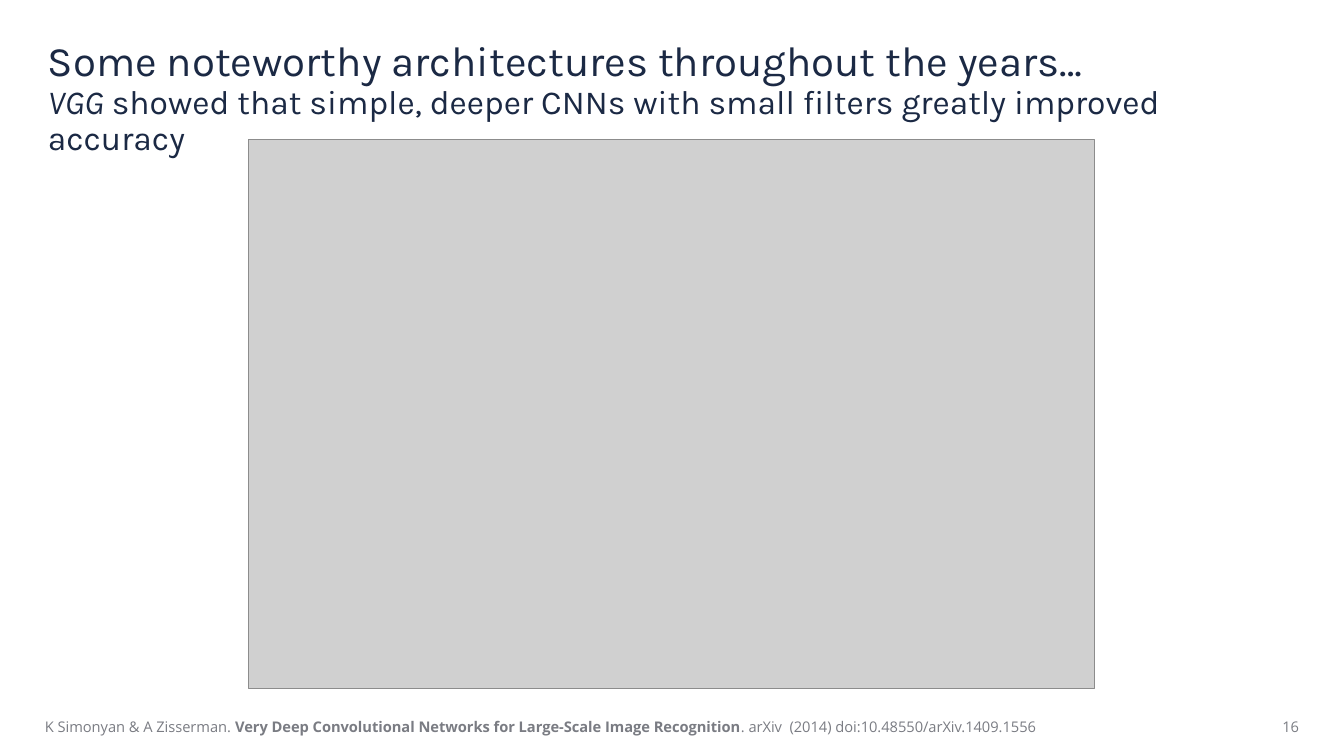
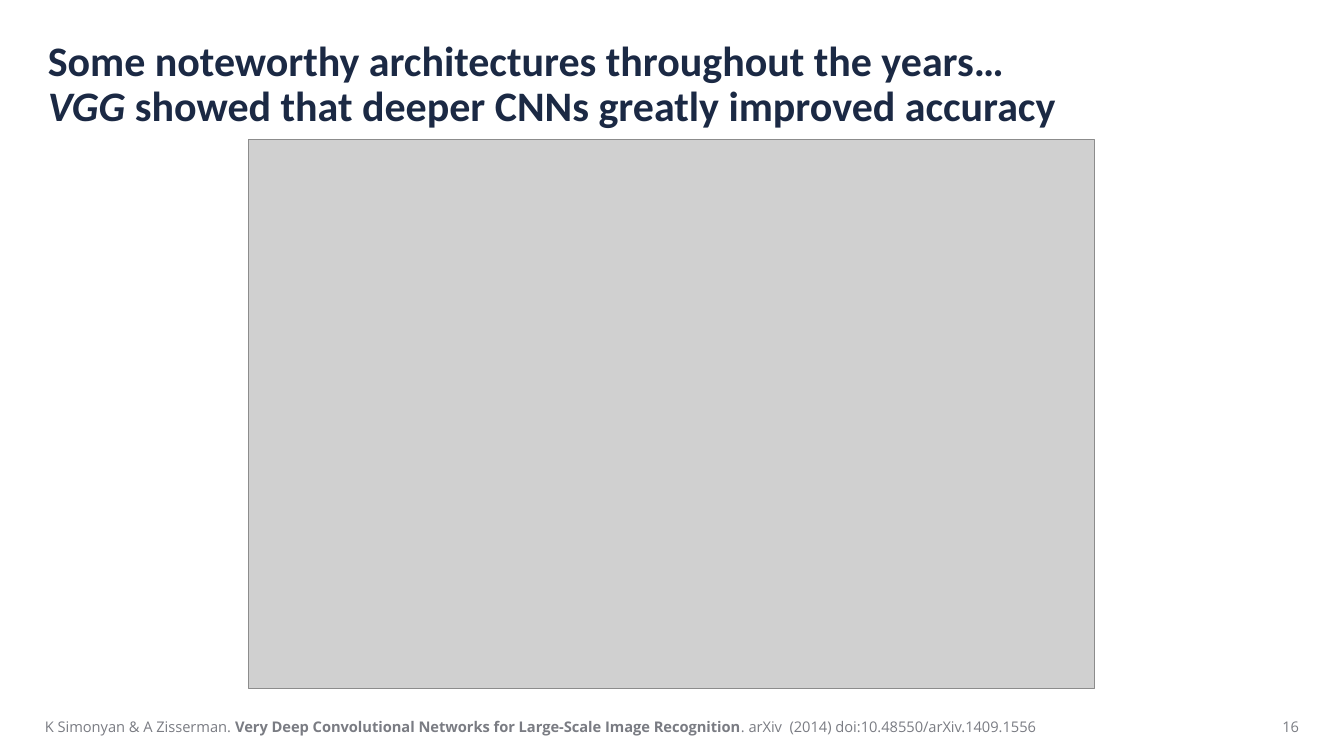
Before and after one commit to CompOmics/ML_AI_Analytical_Chemistry_Course, a slide deck: slide 16 of 01_Foundations/slides/1_5_convolutional-neural-networks-new.pptx. Drawn at 1344x756 pixels with LibreOffice and Linux fonts; fonts in the diff are those of the drawing; grey boxes stand for pictures. Boxes give left, top, right and bottom in pixels: in the first picture for what was removed or moved away, otherwise in the second. Text is boxed around its words. In the diff, an @@ line names an element or a change of style, - is before the commit and + after.

Commit message:
Slide changes

```diff
--- a/01_Foundations/slides/1_5_convolutional-neural-networks-new.pptx
+++ b/01_Foundations/slides/1_5_convolutional-neural-networks-new.pptx
@@ title at (48,46,1055,128): text changed; size 24 to 30 pt; font Karla to Calibri; bold on @@
-Some noteworthy architectures throughout the years…
-VGG showed that simple, deeper CNNs with small filters greatly improved accuracy
+Some noteworthy architectures throughout the years…
+VGG showed that deeper CNNs greatly improved accuracy
```
Also in this commit, not shown: 18 other slides changed, 26 other files.
